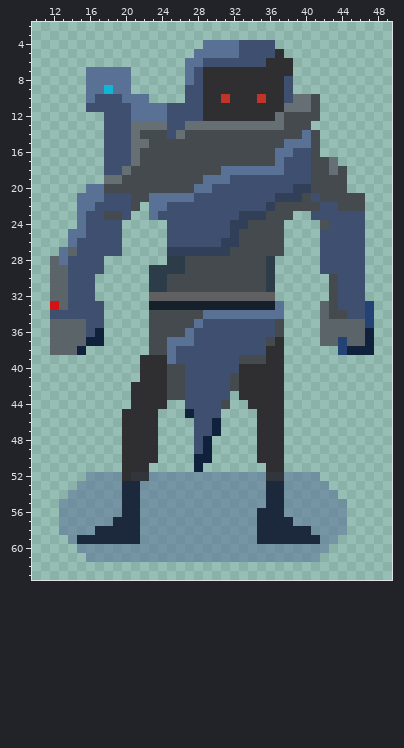
Edited in one commit: pixel-art sprite (FreshStart.gmx/sprites/images/sprTestA_0.png). This is how it looked before the edit.
The file is 64x64 pixels. Colours within 5 levels of each other are drawn and written as one. Shown: x 10..49, y 2..63.
Now the later version:
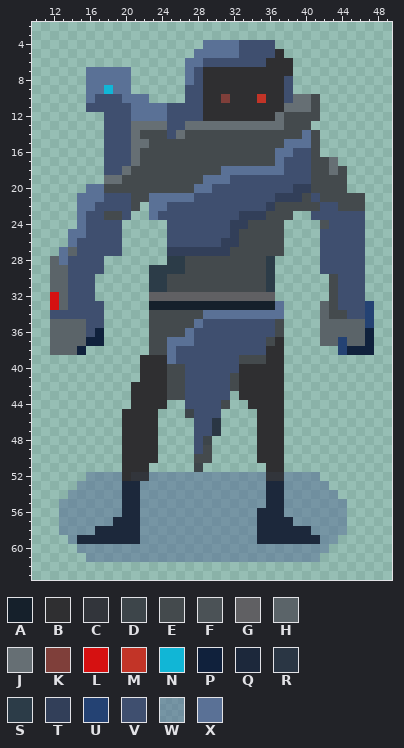
Palette (. is transparent): A #15202b  B #2f2f31  C #32353b  D #3d454a  E #444a4d  F #4b5256  G #606063  H #5b6469  J #666f74  K #7f3f3a  L #d61111  M #c23427  N #11b6d6  P #10213c  Q #1c283b  R #2a3644  S #2c3c48  T #323f59  U #244273  V #3f4f6f  W #59709686  X #5a7196
Difference:
Colour D replaces colour P in row 45 at x 27; in row 48 at x 29; in row 51 at x 28.
Colour E replaces colour P in row 49 at x 29; in row 50 at x 28 to 29.
Colour K replaces colour M in row 10 at x 31.
Colour L replaces colour H in row 32 at x 12.
Colour R replaces colour P in rows 46 to 47 at x 30.
Changed places in both pictures, as pixel boxes (x1, y1, x2, y2):
changed: (221, 94, 230, 103)
changed: (50, 292, 59, 301)
changed: (185, 409, 221, 472)
